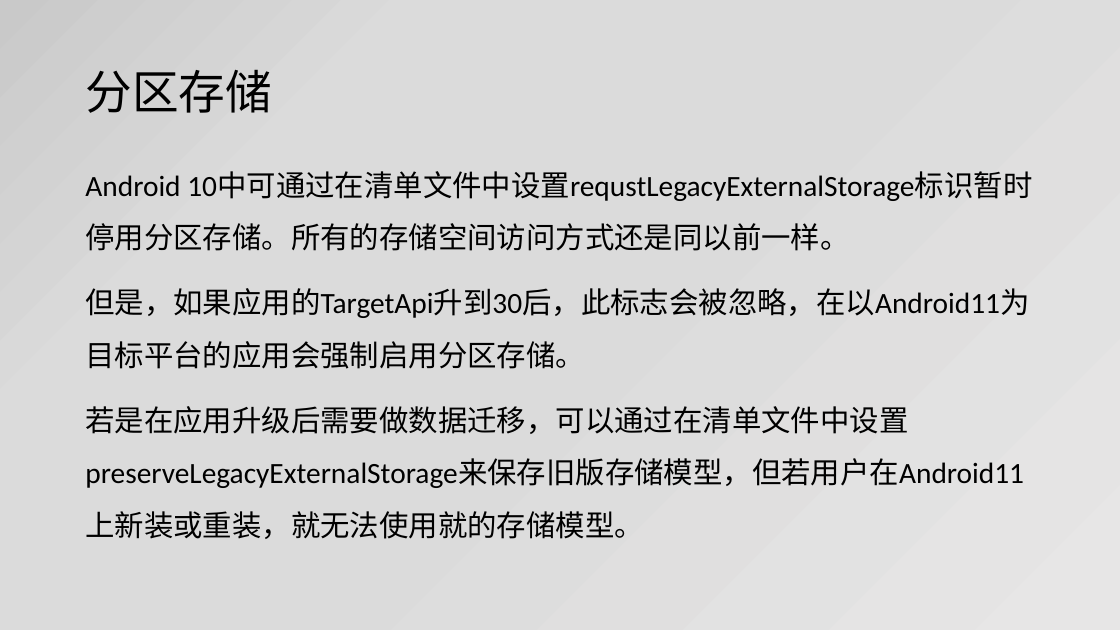
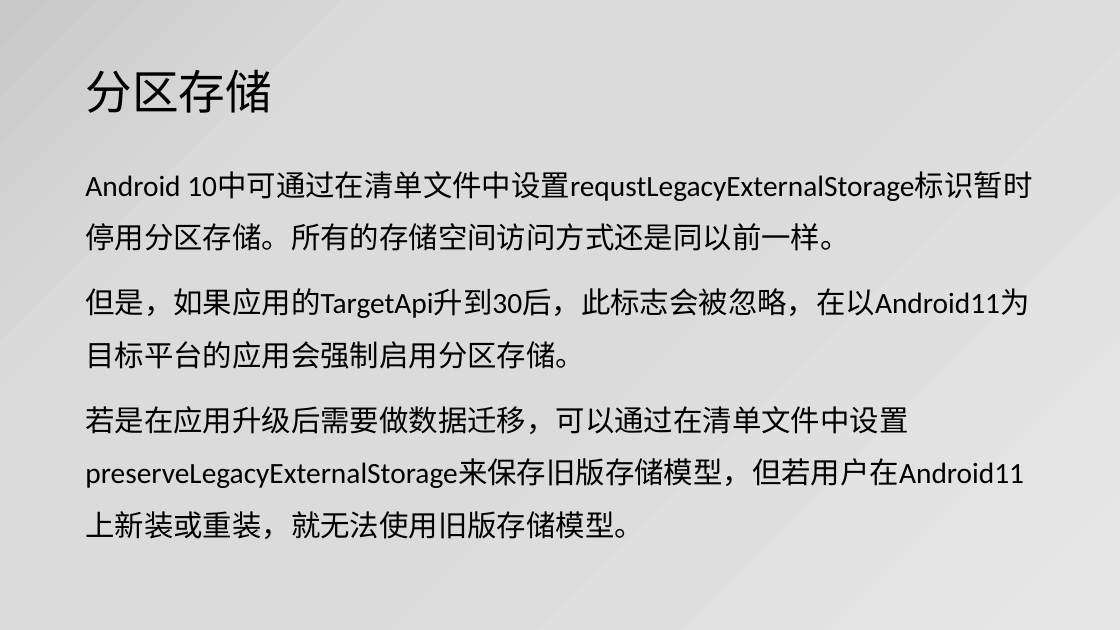
Before and after one commit to jianjunxiao/Adaptation, a slide deck: slide 3 of Android10、11适配.pptx. Drawn at 1120x630 pixels with LibreOffice and Linux fonts; fonts in the diff are those of the drawing. Boxes give left, top, right and bottom in pixels: in the first picture for what was removed or moved away, otherwise in the second. Text is boxed around its words. In the diff, an @@ line names an element or a change of style, - is before the commit and + after.

```diff
--- a/Android10、11适配.pptx
+++ b/Android10、11适配.pptx
@@ text at <box>85,406,1024,539</box>: text changed @@
-若是在应用升级后需要做数据迁移，可以通过在清单文件中设置preserveLegacyExternalStorage来保存旧版存储模型，但若用户在Android11上新装或重装，就无法使用就的存储模型。
+若是在应用升级后需要做数据迁移，可以通过在清单文件中设置preserveLegacyExternalStorage来保存旧版存储模型，但若用户在Android11上新装或重装，就无法使用旧版存储模型。
```
Also in this commit, not shown: 2 other slides changed, 9 slides added, 12 other files.
